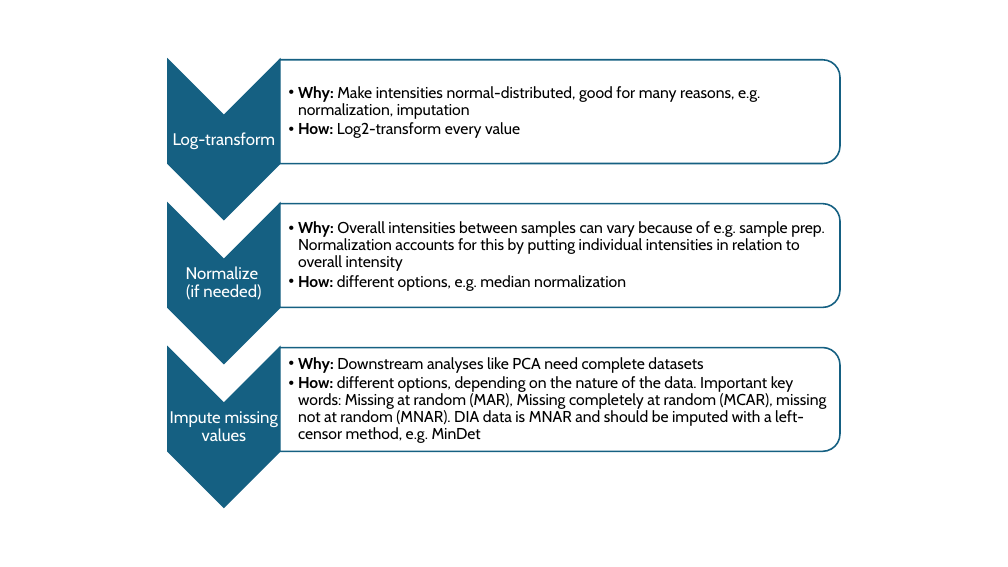
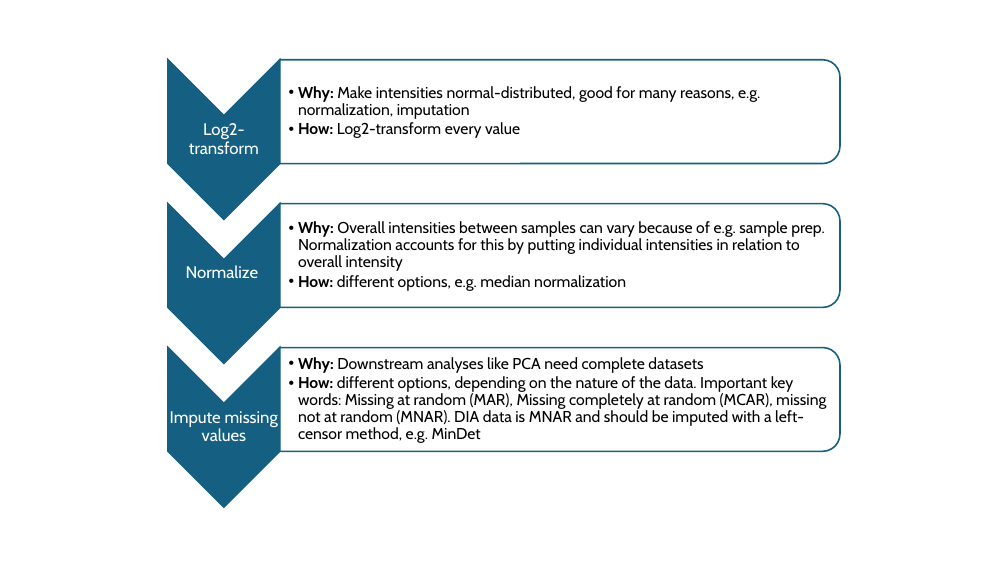
Before and after one commit to rforbiodatascience24/group_06_project, a slide deck: slide 1 of Data_preprocessing.pptx. Drawn at 1008x567 pixels with LibreOffice and Linux fonts; fonts in the diff are those of the drawing. Boxes give left, top, right and bottom in pixels: in the first picture for what was removed or moved away, otherwise in the second. Text is boxed around its words. In the diff, an @@ line names an element or a change of style, - is before the commit and + after.

```diff
--- a/Data_preprocessing.pptx
+++ b/Data_preprocessing.pptx
@@ text at (189,123,259,154): text changed @@
-Log-transform
+Log2-transform
@@ text at (186,265,259,278): text changed @@
-Normalize
-(if needed)
+Normalize
```
Also in this commit, not shown: 3 other files.
